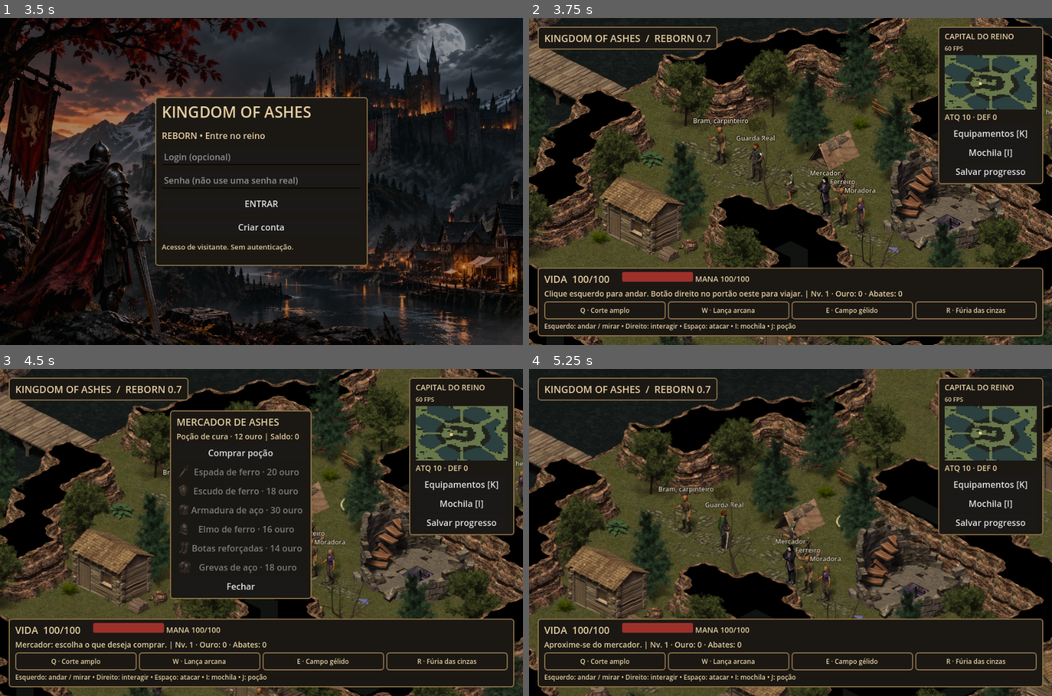
Above: before the commit, frames 1-4 (two rows, left to right).
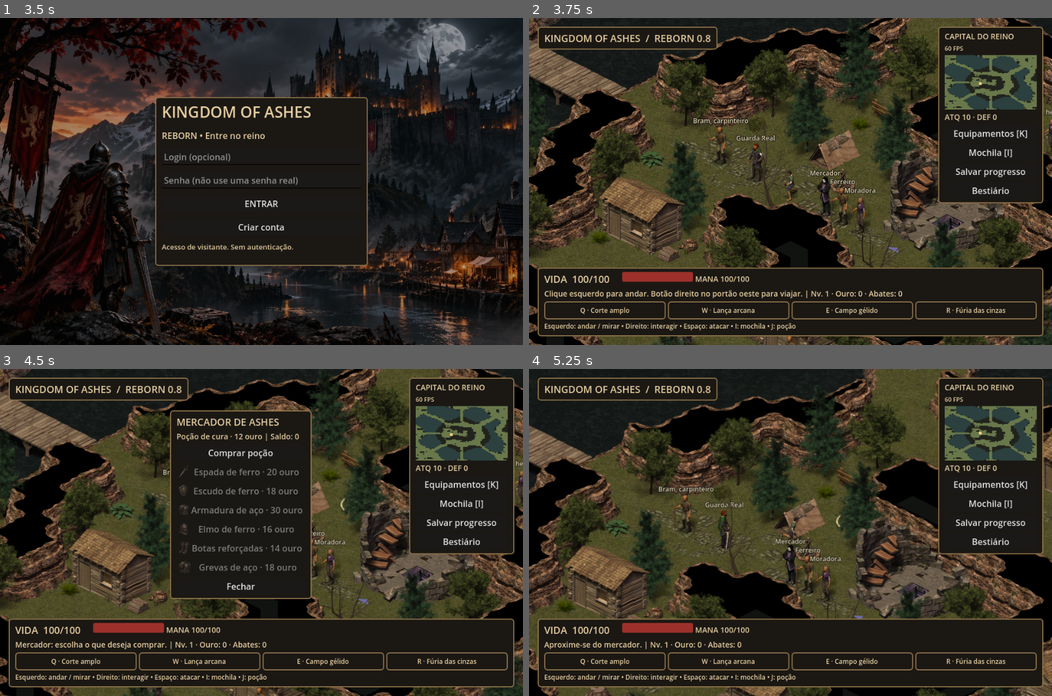
Above: after the commit, the same moments.

Repository: lucas-comex/kingdom-of-ashes
Game: Godot game, scene res://world/world.tscn
Same seed, same stepped clock (60 frames per second), same inputs: the game is played once before the commit and once after it.
Inputs (mouse positions are in pixels of both pictures, inside the frame that each line leads up to):
- Up to frame 1 (3.5 s): click "Mochila [I]" at 0.5 s; click "Salvar progresso" at 1.25 s; click (460, 191) at 2 s, where only the run after the commit has a clickable "Bestiário"; click "Equipamentos [K]" at 2.75 s
- Up to frame 2 (3.75 s): click "ENTRAR" at 3.5 s
- Up to frame 3 (4.5 s): tap Enter at 4.25 s; move the mouse to (376, 516) at 4.27 s; hold D from 4.28 s (still down); tap F at 4.35 s; click (376, 516) at 4.42 s
- Up to frame 4 (5.25 s): tap Space at 4.52 s; release D at 5 s; click "Comprar poção" at 5 s

Frame 1 is identical in both runs. In frame 2, 1.0% of the frame differs, in the area x 33-99%, y 5-57%; in frame 3, 1.1%; in frame 4, 1.2%.

Commit message:
Reborn 0.8: independent animated medieval creatures, area abilities, individual loot and bestiary

Diff:
--- a/characters/actor.gd
+++ b/characters/actor.gd
@@ -75,12 +75,12 @@
 		layer("hands")
 		if gear.has("shield") and (direction < 4 or direction == 7):
 			layer("shield")
-	elif kind == "goblin":
-		if not textures.has("goblin"):
+	elif kind == "monster":
+		if not textures.has("monster"):
 			return
 		var rows: Array = frames.get(state, frames["stance"])
 		var row: int = int(rows[mini(frame, rows.size()-1)])
-		draw_texture_rect_region(textures["goblin"], Rect2(-48,-82,96,96), Rect2(direction*96,row*96,96,96))
+		draw_texture_rect_region(textures["monster"], Rect2(-48,-82,96,96), Rect2(direction*96,row*96,96,96))
 	elif kind == "npc":
 		if not textures.has(npc_name):
 			return
@@ -96,6 +96,6 @@
 		var w: float = font.get_string_size(actor_label, HORIZONTAL_ALIGNMENT_LEFT, -1, 12).x
 		draw_string_outline(font,Vector2(-w/2,-71),actor_label,HORIZONTAL_ALIGNMENT_LEFT,-1,12,4,Color("#161713"))
 		draw_string(font,Vector2(-w/2,-71),actor_label,HORIZONTAL_ALIGNMENT_LEFT,-1,12,Color("#e4d4af"))
-		if kind == "goblin":
+		if kind == "monster":
 			draw_rect(Rect2(-20,-66,40,4),Color("#241710"))
 			draw_rect(Rect2(-20,-66,40.0*hp/max_hp,4),Color("#b04436"))
--- a/interface/hud.gd
+++ b/interface/hud.gd
@@ -20,6 +20,8 @@
 var mana_label: Label
 var gear_buttons: Dictionary = {}
 var shop_buttons: Dictionary = {}
+var bestiary_panel: PanelContainer
+var bestiary_label: Label
 
 func panel_style() -> StyleBoxFlat:
 	var s := StyleBoxFlat.new()
@@ -50,7 +52,7 @@
 	root.add_child(top)
 	top.position=Vector2(16,16)
 	top.add_theme_stylebox_override("panel",panel_style())
-	var title:=make_label("KINGDOM OF ASHES  /  REBORN 0.7",18)
+	var title:=make_label("KINGDOM OF ASHES  /  REBORN 0.8",18)
 	top.add_child(title)
 	var side:=PanelContainer.new()
 	root.add_child(side)
@@ -91,6 +93,10 @@
 	save.text="Salvar progresso"
 	save.pressed.connect(world.manual_save)
 	col.add_child(save)
+	var journal:=Button.new()
+	journal.text="Bestiário"
+	journal.pressed.connect(func(): bestiary_panel.visible=not bestiary_panel.visible; update_view())
+	col.add_child(journal)
 	var bottom:=PanelContainer.new()
 	root.add_child(bottom)
 	bottom.set_anchors_and_offsets_preset(Control.PRESET_BOTTOM_WIDE)
@@ -160,6 +166,13 @@
 		slots.add_child(button)
 		gear_buttons[id]=button
 	bag.hide()
+	bestiary_panel=PanelContainer.new()
+	root.add_child(bestiary_panel)
+	bestiary_panel.position=Vector2(16,76)
+	bestiary_panel.add_theme_stylebox_override("panel",panel_style())
+	bestiary_label=make_label("",14)
+	bestiary_panel.add_child(bestiary_label)
+	bestiary_panel.hide()
 	shop=PanelContainer.new()
 	root.add_child(shop)
 	shop.position=Vector2(312,76)
@@ -256,6 +269,12 @@
 	if not is_instance_valid(life):
 		return
 	life.value=world.hero.hp
+	if is_instance_valid(bestiary_label) and bestiary_panel.visible:
+		var journal_text: String="BESTIÁRIO DO REINO\n"
+		for id in world.SPECIES:
+			var count: int=int(world.bestiary.get(id,0))
+			journal_text+="\n%s · %d abates\n%s: %d" % [world.SPECIES[id]["name"] if count>0 else "Criatura desconhecida",count,world.SPECIES[id]["loot"] if count>0 else "Troféu",world.trophies.get(id,0)]
+		bestiary_label.text=journal_text
 	mana_label.text="MANA %d/100" % int(world.mana)
 	for n in range(skill_labels.size()):
 		var cd: float = world.cooldowns[n]
--- a/project.godot
+++ b/project.godot
@@ -3,7 +3,7 @@
 
 [application]
 config/name="Kingdom of Ashes Reborn"
-config/version="0.7"
+config/version="0.8"
 run/main_scene="res://world/world.tscn"
 config/features=PackedStringArray("4.4", "GL Compatibility")
 
--- a/world/world.gd
+++ b/world/world.gd
@@ -23,6 +23,16 @@
 var hud_clock: float = 0.0
 var cull_clock: float = 0.0
 var has_gear: bool = false
+const SPECIES = {
+	"goblin":{"name":"Goblin saqueador","hp":60,"damage":8,"gold":25,"xp":50,"respawn":35.0,"speed":1.65,"scale":1.0,"loot":"Moeda antiga"},
+	"skeleton":{"name":"Esqueleto guerreiro","hp":95,"damage":11,"gold":38,"xp":85,"respawn":45.0,"speed":1.45,"scale":1.2,"loot":"Fragmento de osso"},
+	"minotaur":{"name":"Minotauro","hp":180,"damage":18,"gold":80,"xp":160,"respawn":75.0,"speed":1.25,"scale":1.65,"loot":"Chifre de minotauro"},
+	"wyvern":{"name":"Wyvern das cinzas","hp":260,"damage":24,"gold":140,"xp":250,"respawn":100.0,"speed":1.8,"scale":1.85,"loot":"Escama de wyvern"}
+}
+var creatures: Array[Dictionary] = []
+var selected: int = -1
+var trophies: Dictionary = {}
+var bestiary: Dictionary = {}
 const ITEMS = {
 	"sword":{"name":"Espada de ferro","price":20,"attack":10,"defense":0,"icon":Rect2(1053,516,198,248)},
 	"shield":{"name":"Escudo de ferro","price":18,"attack":0,"defense":3,"icon":Rect2(40,772,175,248)},
@@ -112,15 +122,6 @@
 	hero.scale = Vector2(.82,.82)
 	hero.equipment = false
 	hero.gear=equipped_gear
-	enemy = Actor.new()
-	enemy.kind = "goblin"
-	enemy.frames = read_json("res://assets/imported/goblin.json")
-	enemy.textures["goblin"] = image("res://assets/imported/goblin.webp")
-	enemy.actor_label = "Goblin saqueador"
-	enemy.max_hp = 60
-	enemy.hp = 60
-	ordered.add_child(enemy)
-	enemy.position = iso(enemy_pos)
 	load_area("capital")
 	cam.position = hero.position + Vector2(0,-28)
 	cam.position_smoothing_enabled = true
@@ -146,6 +147,10 @@
 
 func load_area(next_area: String) -> void:
 	area = next_area
+	for creature in creatures:
+		creature["actor"].queue_free()
+	creatures.clear()
+	selected=-1
 	for node in static_objects:
 		node.queue_free()
 	static_objects.clear()
@@ -182,6 +187,7 @@
 
 	if area=="outpost":
 		build_urban_extension()
+		spawn_creatures()
 	var npcs: Dictionary = read_json("res://assets/npc_frames.json")
 	var list: Array = [["knight","Guarda Real",Vector2i(22,32)],["wandering_trader","Mercador",Vector2i(26,32)],["peasant_ …(1093 unchanged characters)…
 	for info in list:
@@ -203,7 +209,6 @@
 	step_duration=WALK_SECONDS
 	step_elapsed=WALK_SECONDS
 	hero.position=iso(pos)
-	enemy.visible=area=="outpost"
 	target=false
 	route.clear()
 	mouse_walk=false
@@ -214,8 +219,6 @@
 	queue_redraw()
 	attack_requested=false
 	attack_time=0.0
-	if area=="outpost":
-		enemy.position=iso(enemy_pos)
 	if is_instance_valid(hud):
 		hud.set_area(folder+"/minimap.webp")
 	cam.position=hero.position+Vector2(0,-28)
@@ -223,6 +226,129 @@
 		cam.reset_smoothing()
 	cull_objects()
 	message="Clique esquerdo para andar. Botão direito no portão oeste para viajar." if area=="capital" else "Botão direito no posto de viagem para voltar."
+
+func spawn_creatures() -> void:
+	var sites: Array = [["goblin",Vector2i(32,38)],["goblin",Vector2i(37,41)],["skeleton",Vector2i(38,44)],["skeleton",Vector2i(44,43)],["minotaur",Vector2i(44,48)],["wyvern",Vector2i(45,52)]]
+	for site in sites:
+		var id: String = site[0]
+		var home: Vector2i = site[1]
+		if not valid(home) or path(START,home).is_empty():
+			continue
+		var stats: Dictionary = SPECIES[id]
+		var actor: Actor = Actor.new()
+		actor.kind="monster"
+		var folder: String = "res://assets/imported/" if id=="goblin" else "res://assets/creatures/"
+		actor.frames=read_json(folder+id+".json")
+		actor.textures["monster"]=image(folder+id+".webp")
+		actor.actor_label=stats["name"]
+		actor.max_hp=stats["hp"]
+		actor.hp=actor.max_hp
+		actor.scale=Vector2.ONE*float(stats["scale"])
+		actor.position=iso(Vector2(home))
+		ordered.add_child(actor)
+		var steps: Array[Vector2i]=[]
+		creatures.append({"id":id,"actor":actor,"pos":Vector2(home),"home":Vector2(home),"route":steps,"think":0.0,"attack":0.0,"respawn":0.0,"slow":0.0,"loot":false})
+
+func creature_at(click: Vector2) -> int:
+	var best: int = -1
+	var distance: float = 44.0
+	for index in range(creatures.size()):
+		var actor: Actor = creatures[index]["actor"]
+		if not actor.visible:
+			continue
+		var d: float = click.distance_to(actor.position-Vector2(0,24.0*actor.scale.x))
+		if d<distance:
+			best=index
+			distance=d
+	return best
+
+func tick_creatures(dt: float) -> void:
+	for c in creatures:
+		var actor: Actor = c["actor"]
+		var stats: Dictionary = SPECIES[c["id"]]
+		var at: Vector2 = c["pos"]
+		var home: Vector2 = c["home"]
+		var distance: float = at.distance_to(pos)
+		actor.visible=distance<18.0
+		if actor.hp<=0:
+			c["respawn"]=float(c["respawn"])-dt
+			actor.animate("die",dt)
+			if c["respawn"]<=0.0:
+				actor.hp=actor.max_hp
+				actor.animate("stance",0.0)
+				c["loot"]=false
+				c["pos"]=home
+				actor.position=iso(home)
+				actor.queue_redraw()
+			continue
+		c["attack"]=maxf(0.0,float(c["attack"])-dt)
+		c["slow"]=maxf(0.0,float(c["slow"])-dt)
+		if distance>18.0 and at.distance_to(home)<.01:
+			continue
+		var chasing: bool = distance<6.0 and pos.distance_to(home)<10.0
+		var steps: Array[Vector2i] = c["route"]
+		var attack: bool = chasing and distance<=1.4 and clear_line(at,pos)
+		if attack:
+			steps.clear()
+			actor.face(iso(pos)-iso(at))
+			if c["attack"]<=0.0:
+				c["attack"]=1.15
+				hero.hp=maxi(0,hero.hp-maxi(1,int(stats["damage"])-defense_value()))
+		else:
+			c["think"]=float(c["think"])-dt
+			if c["think"]<=0.0:
+				c["think"]=.5
+				steps=path(cell(at),cell(pos if chasing else home))
+				c["route"]=steps
+			var next: Vector2 = advance(at,steps,dt,float(stats["speed"])*(.55 if c["slow"]>0.0 else 1.0))
+			if next.distance_to(at)>.0001:
+				actor.face(iso(next)-iso(at))
+				c["pos"]=next
+				actor.position=iso(next)
+		actor.animate("swing" if attack and c["attack"]>.65 else ("run" if Vector2(c["pos"]).distance_to(at)>.0001 else "stance"),dt)
+
+func damage_creature(index: int, amount: int) -> void:
+	if index<0 or index>=creatures.size():
+		return
+	var c: Dictionary=creatures[index]
+	var actor: Actor=c["actor"]
+	if actor.hp<=0:
+		return
+	actor.hp=maxi(0,actor.hp-amount)
+	actor.queue_redraw()
+	message="%s · %d de dano" % [actor.actor_label,amount]
+	if actor.hp==0:
+		var stats: Dictionary=SPECIES[c["id"]]
+		kills+=1
+		bestiary[c["id"]]=int(bestiary.get(c["id"],0))+1
+		xp+=int(stats["xp"])
+		while xp>=level*150:
+			xp-=level*150
+			level+=1
+		c["loot"]=true
+		c["respawn"]=stats["respawn"]
+		c["route"].clear()
+		actor.animate("die",0.0)
+		if selected==index:
+			selected=-1
+			target=false
+		message=actor.actor_label+" derrotado • botão direito para saquear"
+		save_progress()
+
+func loot_creature(index: int) -> bool:
+	if index<0 or index>=creatures.size():
+		return false
+	var c: Dictionary=creatures[index]
+	if not c["loot"] or pos.distance_to(c["pos"])>2.0:
+		message="Aproxime-se do cadáver."
+		return false
+	var stats: Dictionary=SPECIES[c["id"]]
+	gold+=int(stats["gold"])
+	trophies[c["id"]]=int(trophies.get(c["id"],0))+1
+	c["loot"]=false
+	message="+%d ouro · %s" % [stats["gold"],stats["loot"]]
+	save_progress()
+	return true
 
 func cull_objects() -> void:
 	var center: Vector2 = hero.position
@@ -421,18 +547,21 @@
 	if cooldowns[index]>0.0 or mana<SKILL_COST[index]:
 		aim=-1
 		return false
-	var hit: bool = false
-	if enemy.hp>0 and clear_line(pos,enemy_pos):
+	var hits: Array[int]=[]
+	for n in range(creatures.size()):
+		var c: Dictionary=creatures[n]
+		var actor: Actor=c["actor"]
+		var at: Vector2=c["pos"]
+		if actor.hp<=0 or not clear_line(pos,at):
+			continue
+		var hit: bool=false
 		match index:
-			0:
-				hit=enemy_pos.distance_to(pos)<=2.6 and d.normalized().dot((enemy_pos-pos).normalized())>=.45
-			1:
-				var segment: Vector2 = Geometry2D.get_closest_point_to_segment(enemy_pos,pos,point)
-				hit=segment.distance_to(enemy_pos)<=.70
-			2:
-				hit=enemy_pos.distance_to(point)<=1.8
-			3:
-				hit=enemy_pos.distance_to(point)<=2.5
+			0: hit=at.distance_to(pos)<=2.6 and d.normalized().dot((at-pos).normalized())>=.45
+			1: hit=Geometry2D.get_closest_point_to_segment(at,pos,point).distance_to(at)<=.70
+			2: hit=at.distance_to(point)<=1.8
+			3: hit=at.distance_to(point)<=2.5
+		if hit:
+			hits.append(n)
 	mana-=SKILL_COST[index]
 	cooldowns[index]=SKILL_CD[index]
 	hero.face(iso(point)-iso(pos))
@@ -442,11 +571,11 @@
 	effect_to=iso(point)
 	effect_time=.4
 	aim=-1
-	message=SKILL_NAMES[index]+(" acertou!" if hit else " • errou o alvo.")
-	if hit:
+	message=SKILL_NAMES[index]+(" acertou!" if not hits.is_empty() else " • errou o alvo.")
+	for n in hits:
 		if index==2:
-			slow_time=3.0
-		damage_enemy([22,30,20,55][index])
+			creatures[n]["slow"]=3.0
+		damage_creature(n,[22,30,20,55][index])
 	queue_redraw()
 	return true
 
@@ -475,8 +604,8 @@
 			draw_line(effect_from,effect_to,tint,5.0,true)
 		else:
 			draw_arc(effect_to,46.0 if effect_kind==2 else 65.0,0.0,TAU,48,tint,4.0,true)
-	if target and enemy.hp>0 and area=="outpost":
-		draw_arc(iso(enemy_pos),19.0,0.0,TAU,36,Color("#dba85b"),2.0,true)
+	if target and selected>=0 and selected<creatures.size():
+		draw_arc(iso(creatures[selected]["pos"]),19.0,0.0,TAU,36,Color("#dba85b"),2.0,true)
 
 func advance(p: Vector2, steps: Array[Vector2i], dt: float, speed: float) -> Vector2:
 	if steps.is_empty():
@@ -501,7 +630,7 @@
 	var file := FileAccess.open(SAVE_PATH,FileAccess.WRITE)
 	if file==null:
 		return false
-	file.store_string(JSON.stringify({"version":1,"gold":gold,"xp":xp,"level":level,"kills":kills,"potions":potions,"quest_claimed":quest_claimed,"owned":owned_gear,"equipped":equipped_gear}))
+	file.store_string(JSON.stringify({"version":1,"gold":gold,"xp":xp,"level":level,"kills":kills,"potions":potions,"quest_claimed":quest_claimed,"owned":owned_gear,"equipped":equipped_gear,"bestiary":bestiary,"trophies":trophies}))
 	file.close()
 	return true
 
@@ -525,6 +654,9 @@
 				owned_gear[id]=true
 				if equipped.get(id,false)==true:
 					equipped_gear[id]=true
+	for id in SPECIES:
+		bestiary[id]=clampi(int(data.get("bestiary",{}).get(id,0)),0,999999)
+		trophies[id]=clampi(int(data.get("trophies",{}).get(id,0)),0,999999)
 	refresh_equipment()
 	message="Progresso local recuperado. Bem-vindo à capital."
 
@@ -589,13 +721,11 @@
 	return moved
 
 func collect_loot() -> void:
-	if area!="outpost" or loot_gold <= 0 or pos.distance_to(enemy_pos)>2.0:
-		message = "Aproxime-se do cadáver para saquear."
-		return
-	gold += loot_gold
-	message = "Loot recolhido: +%d ouro" % loot_gold
-	loot_gold = 0
-	save_progress()
+	for n in range(creatures.size()):
+		if creatures[n]["loot"] and pos.distance_to(creatures[n]["pos"])<=2.0:
+			loot_creature(n)
+			return
+	message="Aproxime-se do cadáver para saquear."
 
 func use_potion() -> void:
 	if potions <= 0 or hero.hp >= hero.max_hp:
@@ -612,9 +742,11 @@
 	if area=="outpost" and pos.distance_to(Vector2(OUTPOST_GATE))<=2.0:
 		load_area("capital")
 		return
-	if area=="outpost" and loot_gold > 0 and pos.distance_to(enemy_pos)<=2.0:
-		collect_loot()
-	elif pos.distance_to(merchant_cell())<=2.5:
+	for n in range(creatures.size()):
+		if creatures[n]["loot"] and pos.distance_to(creatures[n]["pos"])<=2.0:
+			loot_creature(n)
+			return
+	if pos.distance_to(merchant_cell())<=2.5:
 		if kills >= 3 and not quest_claimed:
 			quest_claimed = true
 			gold += 100
@@ -665,12 +797,14 @@
 			MOUSE_BUTTON_WHEEL_DOWN:
 				cam.zoom = Vector2.ONE * maxf(.8,cam.zoom.x-.1)
 			MOUSE_BUTTON_LEFT:
-				var enemy_clicked: bool = area=="outpost" and click.distance_to(enemy.position-Vector2(0,24))<36.0
+				var clicked_enemy: int = creature_at(click)
 				if aim>=0:
-					cast_at(enemy_pos if enemy_clicked and enemy.hp>0 else uniso(click))
-				elif enemy_clicked:
+					cast_at(creatures[clicked_enemy]["pos"] if clicked_enemy>=0 else uniso(click))
+				elif clicked_enemy>=0:
 					stop_route()
-					target=enemy.hp>0
+					selected=clicked_enemy
+					var actor: Actor=creatures[selected]["actor"]
+					target=actor.hp>0
 					message="Alvo selecionado. Espaço ou QWER para atacar." if target else "Botão direito para saquear."
 				else:
 					target=false
@@ -685,8 +819,9 @@
 					return
 				stop_route()
 				var clicked_cell := uniso(click)
-				if area=="outpost" and enemy.hp<=0 and click.distance_to(enemy.position-Vector2(0,12))<40.0:
-					collect_loot()
+				var corpse: int=creature_at(click)
+				if corpse>=0 and creatures[corpse]["loot"]:
+					loot_creature(corpse)
 				elif clicked_cell.distance_to(Vector2(CAPITAL_GATE if area=="capital" else OUTPOST_GATE))<=2.0:
 					if pos.distance_to(Vector2(CAPITAL_GATE if area=="capital" else OUTPOST_GATE))<=2.0:
 						load_area("outpost" if area=="capital" else "capital")
@@ -793,27 +928,6 @@
 	hero.gender = "female" if hero.gender == "male" else "male"
 	hero.queue_redraw()
 
-func damage_enemy(amount: int = -1) -> void:
-	if enemy.hp<=0:
-		return
-	var damage: int = amount if amount>=0 else attack_value()
-	enemy.hp = maxi(0,enemy.hp-damage)
-	enemy.queue_redraw()
-	message = "Golpe certeiro · %d de dano" % damage
-	if enemy.hp == 0:
-		kills += 1
-		loot_gold = 25
-		xp += 50
-		if xp >= level*150:
-			xp -= level*150
-			level += 1
-		respawn = 35.0
-		target = false
-		route.clear()
-		enemy.state = "die"
-		enemy.age = 0
-		message = "Goblin derrotado · saque disponível"
-
 func _physics_process(dt: float) -> void:
 	if not playing or not is_instance_valid(hero):
 		return
@@ -837,51 +951,21 @@
 		queue_redraw()
 	tick_residents(dt)
 	if attack_requested:
-		attack_requested = false
-		if target and area=="outpost" and enemy.hp > 0 and pos.distance_to(enemy_pos)<=1.5 and attack_time<=0 and clear_line(pos,enemy_pos):
-			target = true
-			hero.face(iso(enemy_pos)-iso(pos))
-			attack_time=0.52
-			damage_enemy()
-		elif area=="outpost" and enemy.hp > 0:
-			message = "Aproxime-se do inimigo."
+		attack_requested=false
+		if target and selected>=0 and selected<creatures.size():
+			var at: Vector2=creatures[selected]["pos"]
+			if pos.distance_to(at)<=1.5 and attack_time<=0 and clear_line(pos,at):
+				hero.face(iso(at)-iso(pos))
+				attack_time=.52
+				damage_creature(selected,attack_value())
+			else:
+				message="Aproxime-se do inimigo."
 	if moving and attack_time<=0:
 		hero.sync_walk(step_elapsed/step_duration)
 	else:
 		hero.animate("swing" if attack_time>0 else "stance",dt)
 	hero.position=iso(pos)
-	if area=="capital":
-		pass
-	elif enemy.hp>0:
-		var old: Vector2 = enemy_pos
-		var distance: float = pos.distance_to(enemy_pos)
-		if distance<7 and distance>1.4:
-			think -= dt
-			if think<=0:
-				think=.35
-				enemy_route=path(cell(enemy_pos),cell(pos))
-			enemy_pos=advance(enemy_pos,enemy_route,dt,0.85 if slow_time>0.0 else 1.65)
-		elif distance<=1.4:
-			enemy_route.clear()
-			enemy.face(iso(pos)-iso(enemy_pos))
-			if enemy_attack<=0:
-				enemy_attack=.9
-				hero.hp=maxi(0,hero.hp-maxi(1,8-defense_value()))
-		else:
-			enemy_route.clear()
-		if enemy_pos.distance_to(old)>0.001:
-			enemy.face(iso(enemy_pos)-iso(old))
-		enemy.animate("swing" if distance<=1.4 and enemy_attack>.48 else ("run" if enemy_pos.distance_to(old)>0.001 else "stance"),dt)
-	else:
-		enemy.animate("die",dt)
-		respawn-=dt
-		if respawn<=0:
-			enemy.hp=enemy.max_hp
-			enemy.queue_redraw()
-			loot_gold=0
-			enemy_pos=Vector2(HUNT)
-			enemy.state="stance"
-	enemy.position=iso(enemy_pos)
+	tick_creatures(dt)
 	if hero.hp<=0:
 		hero.hp=hero.max_hp
 		load_area("capital")
@@ -954,7 +1038,7 @@
 	assert(area=="capital" and valid(CAPITAL_START) and not hero.equipment and not has_gear and potions==0 and gold==0)
 	assert(path(CAPITAL_START,CAPITAL_GATE).size()>0)
 	assert(path(CAPITAL_START,Vector2i(CAPITAL_MERCHANT)).size()>0)
-	assert(not enemy.visible)
+	assert(creatures.is_empty())
 	test_movement()
 	load_area("outpost")
 	test_movement()
@@ -970,14 +1054,16 @@
 	assert(valid(Vector2i(24,38)))
 	assert(path(START,HUNT).size()>0)
 	assert(hero.textures.size()==28)
-	assert(enemy.textures.has("goblin"))
+	assert(creatures.size()>=4)
+	assert(creatures[0]["id"]=="goblin")
+	var goblin: Actor=creatures[0]["actor"]
 	var previous: int=gold
 	for n in range(6):
-		damage_enemy()
-	assert(enemy.hp==0 and gold==previous and loot_gold==25 and kills==1)
-	pos=enemy_pos
-	collect_loot()
-	assert(gold==previous+25 and loot_gold==0)
+		damage_creature(0,10)
+	assert(goblin.hp==0 and gold==previous and creatures[0]["loot"] and kills==1)
+	pos=creatures[0]["pos"]
+	assert(loot_creature(0))
+	assert(gold==previous+25 and not creatures[0]["loot"])
 	pos=Vector2(START)
 	assert(can_step(START,START))
 	assert(not can_step(START,Vector2i(-1,-1)))
@@ -1002,14 +1088,15 @@
 	assert(pos.distance_to(Vector2(CAPITAL_GATE))<.01)
 	assert(not move_route(.1))
 	load_area("outpost")
-	enemy.hp=60
-	enemy_pos=Vector2(HUNT)
-	pos=Vector2(HUNT)-Vector2(1,0)
+	var first: Actor=creatures[0]["actor"]
+	var at: Vector2=creatures[0]["pos"]
+	pos=at-Vector2(1,0)
 	mana=100
 	aim=0
-	assert(cast_at(enemy_pos))
-	assert(enemy.hp==38 and mana==92 and cooldowns[0]>0.0)
-	assert(not cast_at(enemy_pos))
+	assert(cast_at(at))
+	assert(first.hp==38 and mana==92 and cooldowns[0]>0.0)
+	assert(not cast_at(at))
+	assert(bestiary["goblin"]==1 and trophies["goblin"]==1)
 	print("REBORN SMOKE PASS: mouse routes, aimed skills, equipment and combat")
 	get_tree().quit()
 
